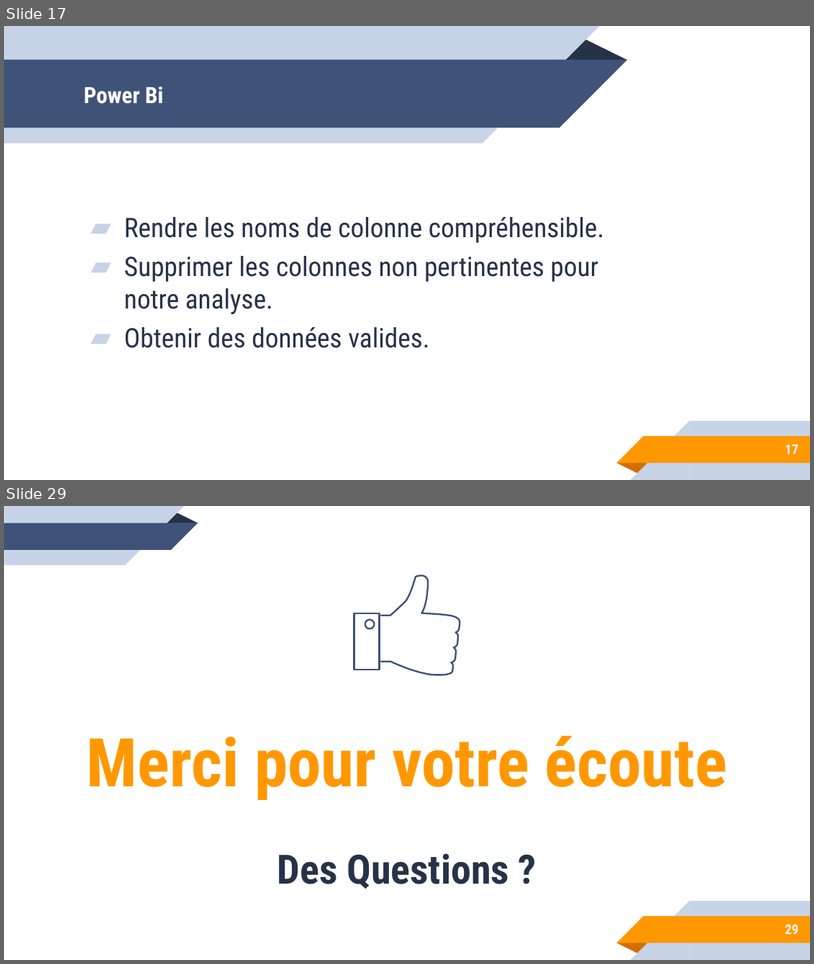
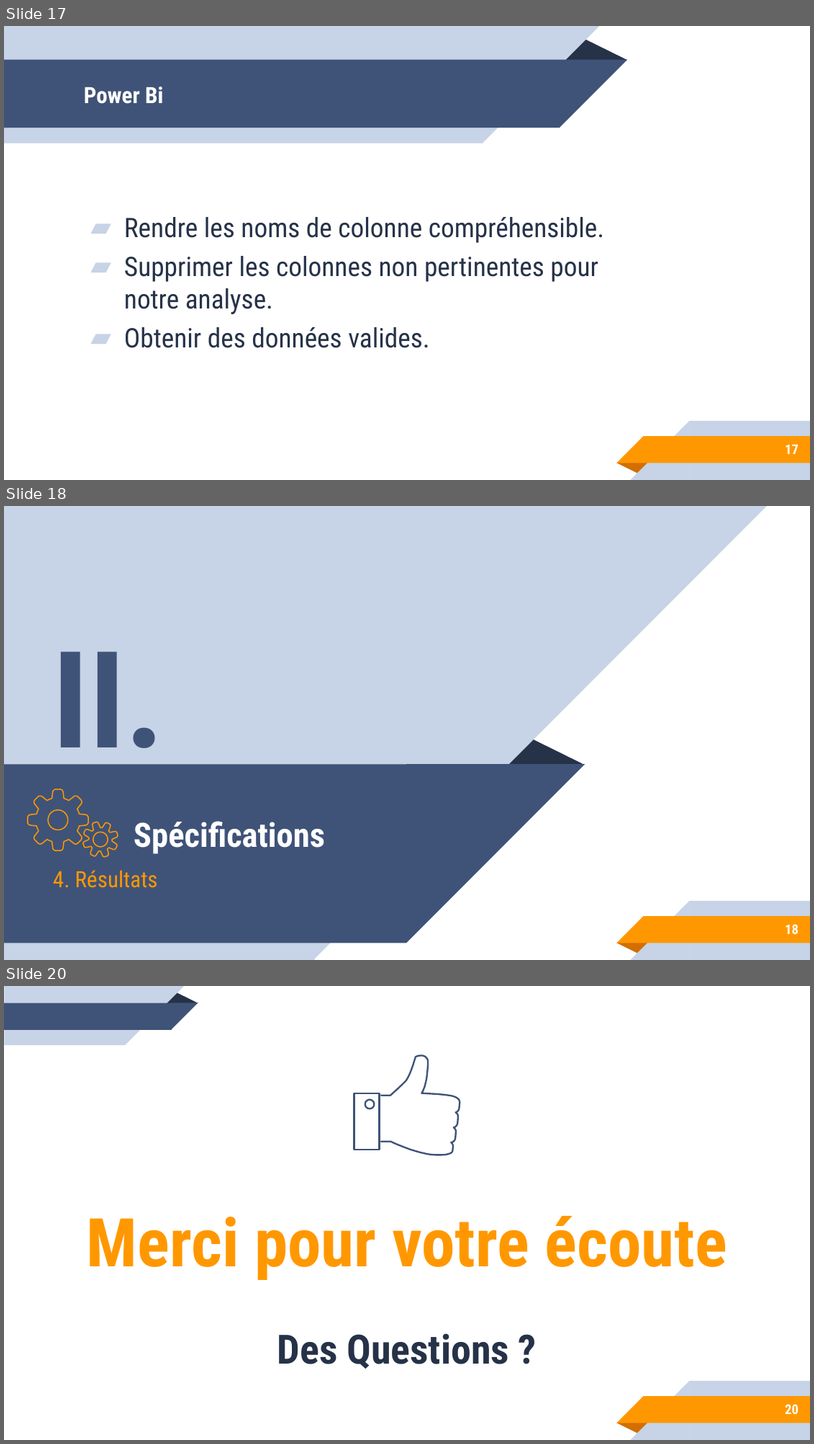
Before and after one commit to gtandu/testBi, a slide deck: doc/Soutenance EDD.pptx. Shown one above the other, each under a label of ours: slides 17 and 29 before the commit, slides 17, 18 and 20 after it; the slides between them are not shown. The pictures are 814x964 and 814x1444 pixels, drawn with LibreOffice and Linux fonts; fonts in the diff are those of the drawing. Boxes give left, top, right and bottom in pixels: in the first picture for what was removed or moved away, otherwise in the second. Text is boxed around its words. In the diff, an @@ line names an element or a change of style, - is before the commit and + after.

```diff
--- a/doc/Soutenance EDD.pptx
+++ b/doc/Soutenance EDD.pptx
@@ slide 18 added at box(4, 506, 810, 960), background #FFFFFF; not listed: 5 template elements that a slide beside it also shows @@
@@ rectangle added at box(4, 506, 314, 959), fill #C7D3E6 @@
@@ right triangle added at box(314, 506, 768, 958), fill #C7D3E6 @@
@@ text added at box(53, 651, 165, 778), 120 pt, text #3F5378, bold @@
+II.
@@ triangle added at box(507, 739, 584, 764), fill #263248 @@
@@ rectangle added at box(4, 764, 406, 943), fill #3F5378 @@
@@ right triangle added at box(406, 764, 586, 943), fill #3F5378 @@
@@ freeform shape added at box(27, 789, 88, 850), outline #FF9800 0.96 pt @@
@@ freeform shape added at box(83, 822, 118, 857), outline #FF9800 0.96 pt @@
@@ title added at box(134, 821, 325, 854), 30 pt, text #FFFFFF, bold @@
+Spécifications
@@ subtitle added at box(53, 870, 158, 888), 20 pt, text #FF9800 @@
+4. Résultats
@@ page number added at box(785, 924, 799, 934), 12 pt, text #FFFFFF, bold @@
+18
@@ what was slide 29 is now slide 20 @@
@@ page number at box(785, 1404, 799, 1414): text changed @@
-29
+20
```
Also in this commit, not shown: 2 slides changed, 10 slides removed, 2 other files.
